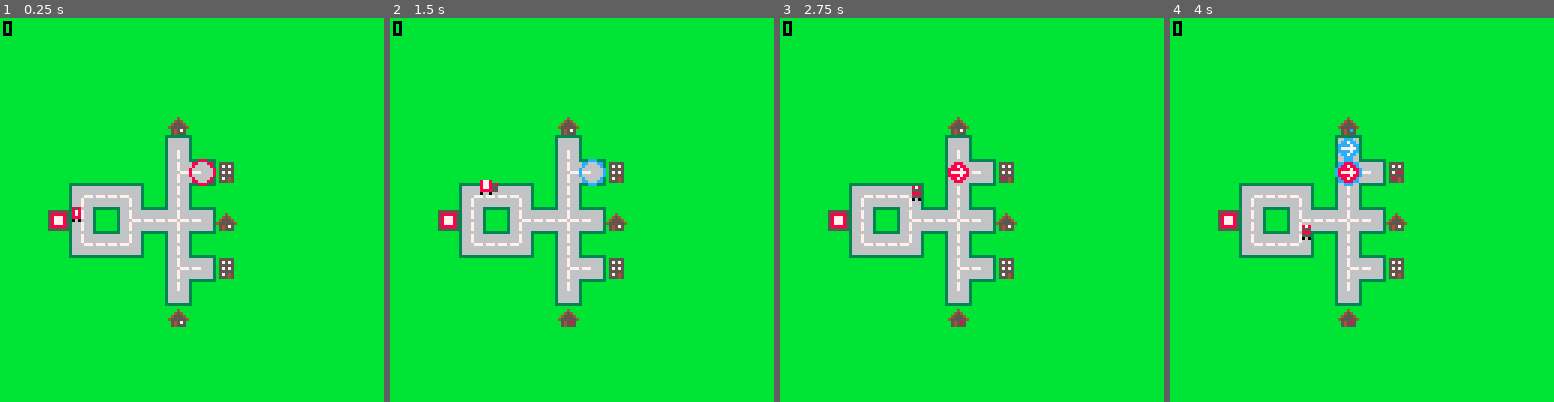
Above: before the commit, frames 1-4 (left to right).
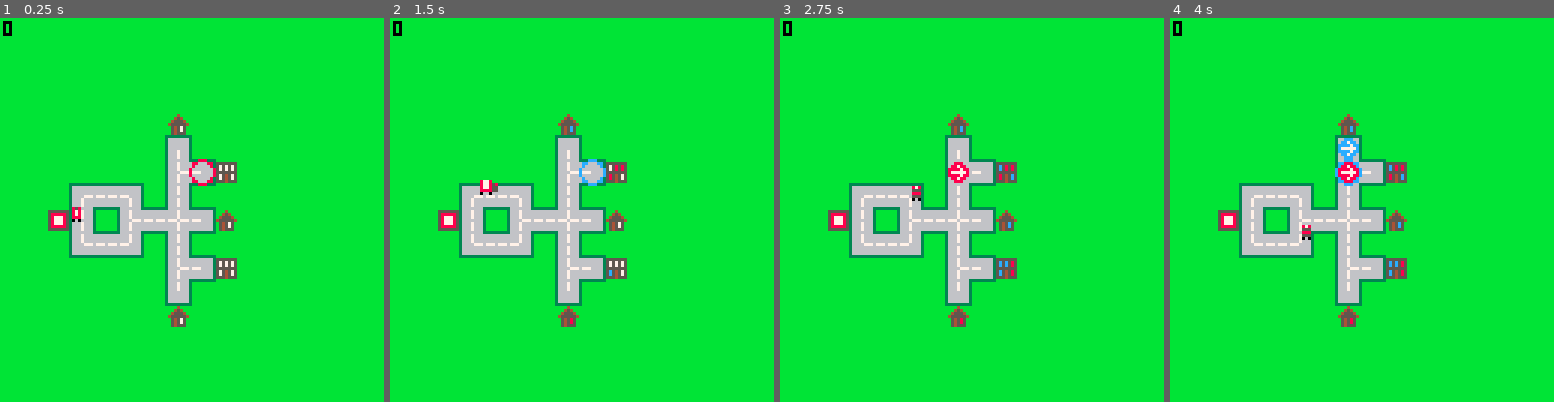
Above: after the commit, the same moments.

Repository: eddyashton/ld53
Game: PICO-8 cartridge delivery.p8
The game is run twice, just before and just after one commit, with the same random seed, the same clock (stepped at 60 frames per second) and the same inputs.
Inputs:
- Up to frame 1 (0.25 s): no input
- Up to frame 2 (1.5 s): tap X (X key) at 0.33, 1.07 s; tap O (Z key) at 0.7 s
- Up to frame 3 (2.75 s): hold Right 1.6-2.1 s; tap O (Z key) at 1.7, 2.1, 2.5 s; tap X (X key) at 1.85 s; hold Up 2.15-2.42 s; hold Right from 2.47 s (still down)
- Up to frame 4 (4 s): tap O (Z key) at 2.9, 3.3, 3.7 s; tap X (X key) at 2.97 s; release Right at 3.03 s; hold Left 3.08-3.58 s; hold Down 3.63-3.97 s

The runs differ from the first frame. In frame 1, 0.7% of the frame differs, in the area x 43-62%, y 25-79%; in frame 2, 0.7%; in frame 3, 0.7%; in frame 4, 0.7%.

Commit message:
Bigger windows

Diff:
--- a/delivery.p8
+++ b/delivery.p8
@@ -221,7 +221,7 @@
     add(dest.demand, rnd() > 0.5)
   end
 
-  next_demand_increase = t() + 1 -- todo: balance
+  next_demand_increase = t() + 0.1 -- todo: balance
  end
 end
 
@@ -514,8 +514,10 @@
   local v = cell_to_world(dest.pos)
   local windows = window_offsets[dest.kind]
   for i,blue in pairs(dest.demand) do
-   local wv = v2_add(v,windows[i])
-   pset(wv.x,wv.y,blue and 12 or 8)
+   for woff in all(windows[i]) do
+    local wv = v2_add(v,woff)
+    pset(wv.x,wv.y,blue and 12 or 8)
+   end
   end
  end
 
@@ -568,8 +570,14 @@
  blue_depot = 12
 
  window_offsets = {
-  [house] = {v2(4, 5)},
-  [tower] = {v2(2,5), v2(4,3), v2(2,1), v2(4,1), v2(2,3),},
+  [house] = {{v2(4, 4), v2(4,5)}},
+  [tower] = {
+   {v2(1,4),v2(1,5)}, -- bottom-left
+   {v2(5,1),v2(5,2)}, -- top-right
+   {v2(3,1),v2(3,2)}, -- top-mid
+   {v2(5,4),v2(5,5)}, -- bottom-right
+   {v2(1,1),v2(1,2)}, -- top-left
+  },
  }
 
  world = {}
@@ -731,7 +739,7 @@
 -- level select
 _worlds = {
   {"tut", v2(48, 48)},
-  --{"test", v2(64, 48)},
+  {"test", v2(64, 48)},
   {"town", v2(112, 48)},
   {"lake", v2(80, 48)},
   {"grid", v2(96,48)},
Not shown, changed: 147 lines of the sprite sheet (__gfx__) section of delivery.p8
Not shown, changed: the thumbnail (__label__) section of delivery.p8
